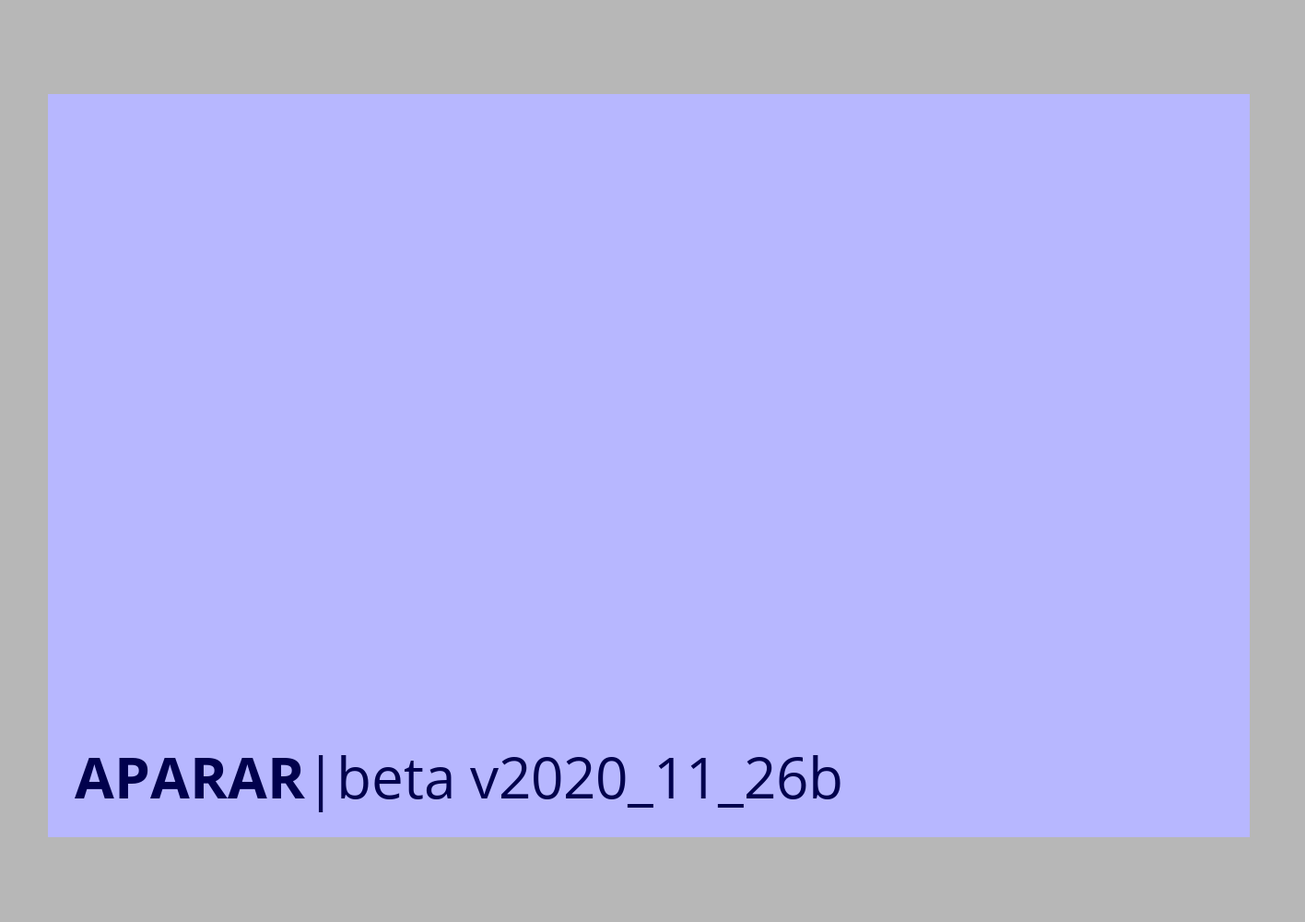
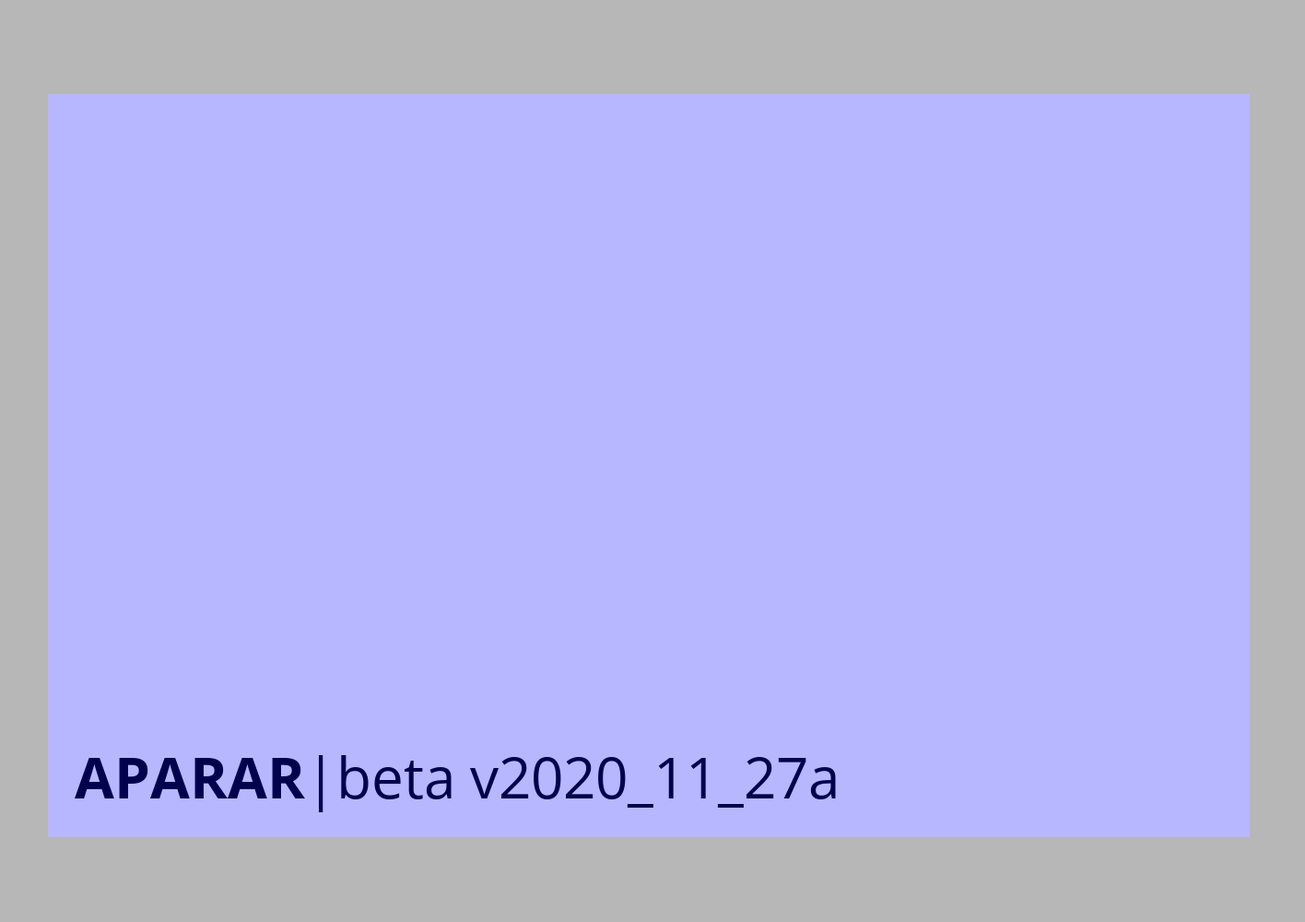
Layered file, before and after one edit (1305×922). Changes by layer:
renamed "APARAR|beta v2020_11_26b" to "APARAR|beta v2020_11_27a", painted on it over [778, 755, 841, 800]
